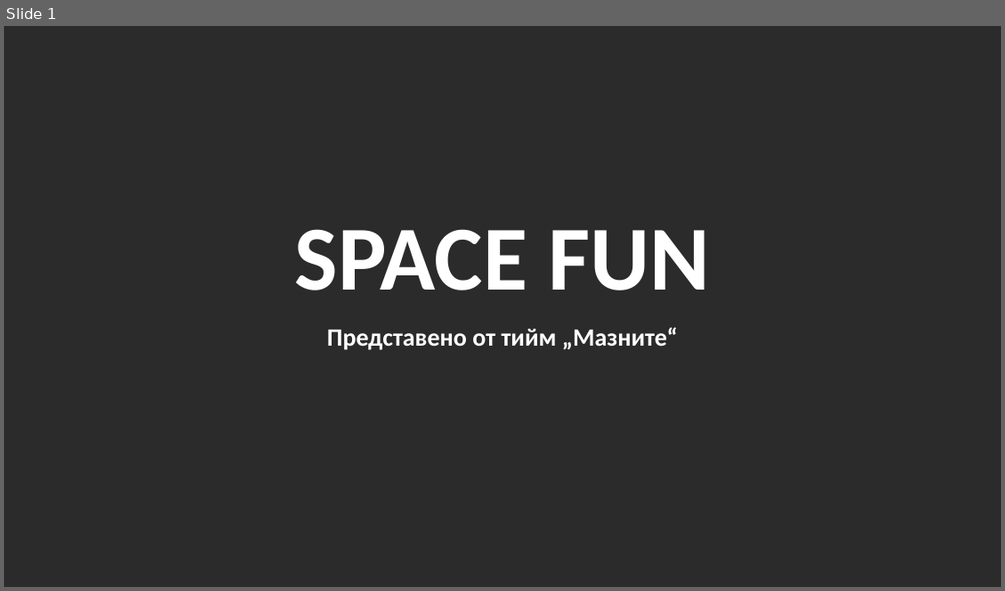
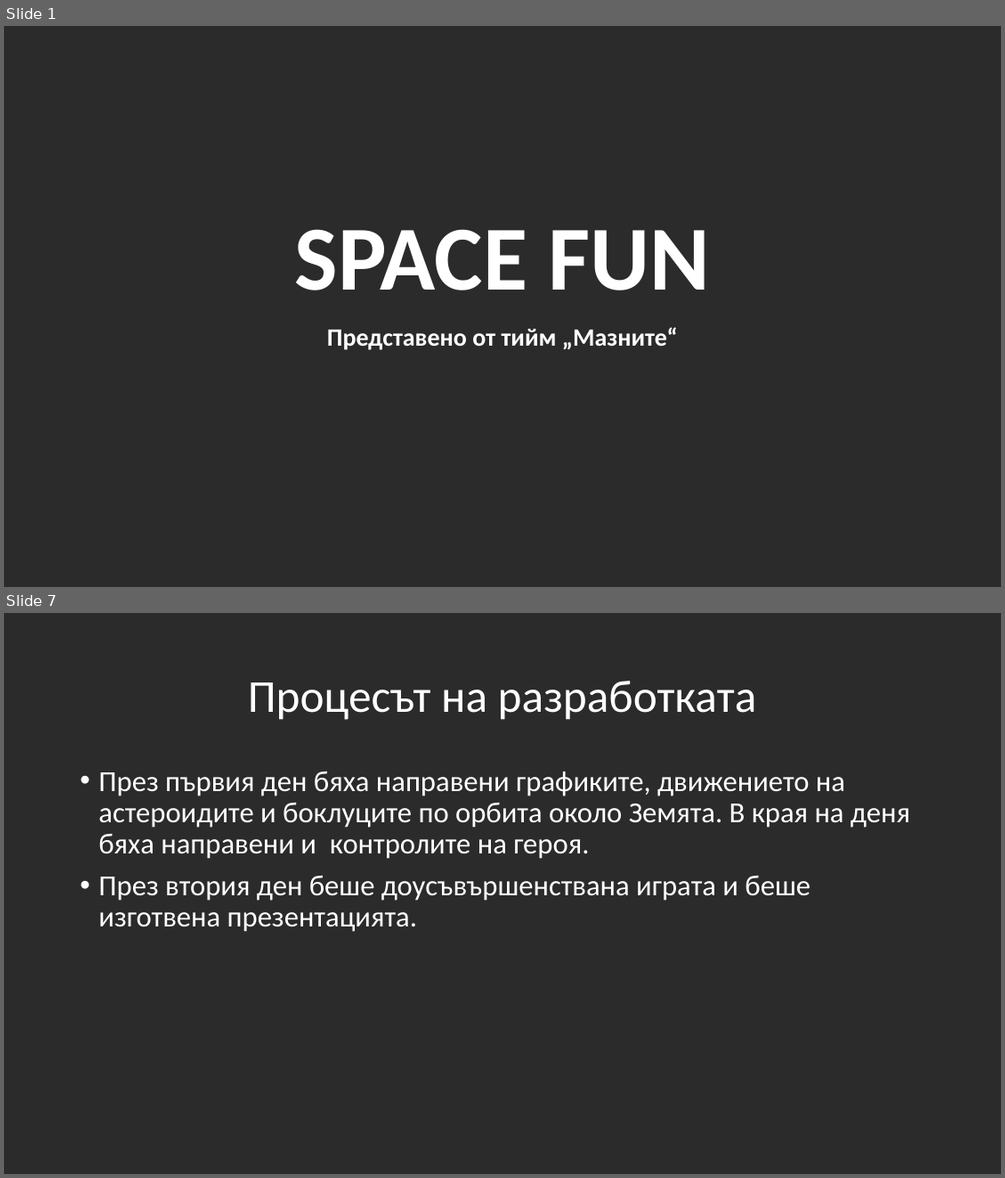
Before and after one commit to Amalino7/Space_recycler, a slide deck: SPACE FUN.pptx. Shown one above the other, each under a label of ours: slide 1 before the commit, slides 1 and 7 after it; the slides between them are not shown. The pictures are 1005x591 and 1005x1178 pixels, drawn with LibreOffice and Linux fonts; fonts in the diff are those of the drawing; background and template pictures are left out; a plain dark background stands for a picture behind light text. Boxes give left, top, right and bottom in pixels: in the first picture for what was removed or moved away, otherwise in the second. Text is boxed around its words. In the diff, an @@ line names an element or a change of style, - is before the commit and + after.

```diff
--- a/SPACE FUN.pptx
+++ b/SPACE FUN.pptx
@@ slide 7 added at [4,613,1001,1174], background picture (left out) @@
@@ title added at [248,681,757,720], 44 pt, text #FFFFFF @@
+Процесът на разработката
@@ text added at [98,771,910,932], 28 pt, text #FFFFFF @@
+• През първия ден бяха направени графиките, движението на астероидите и боклуците по орбита около Земята. В края на деня бяха направени и контролите на героя.
+• През втория ден беше доусъвършенствана играта и беше изготвена презентацията.
```
Also in this commit, not shown: 1 slide changed, 6 other slides added.
